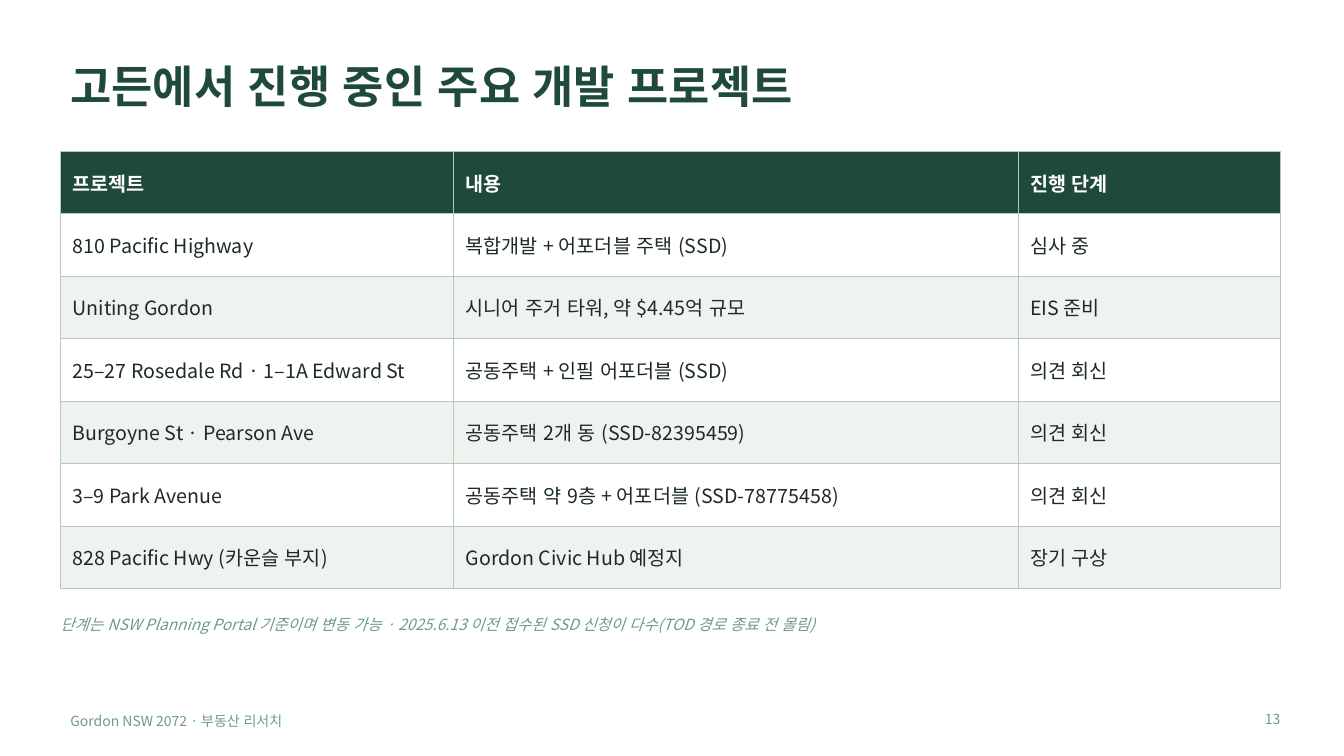
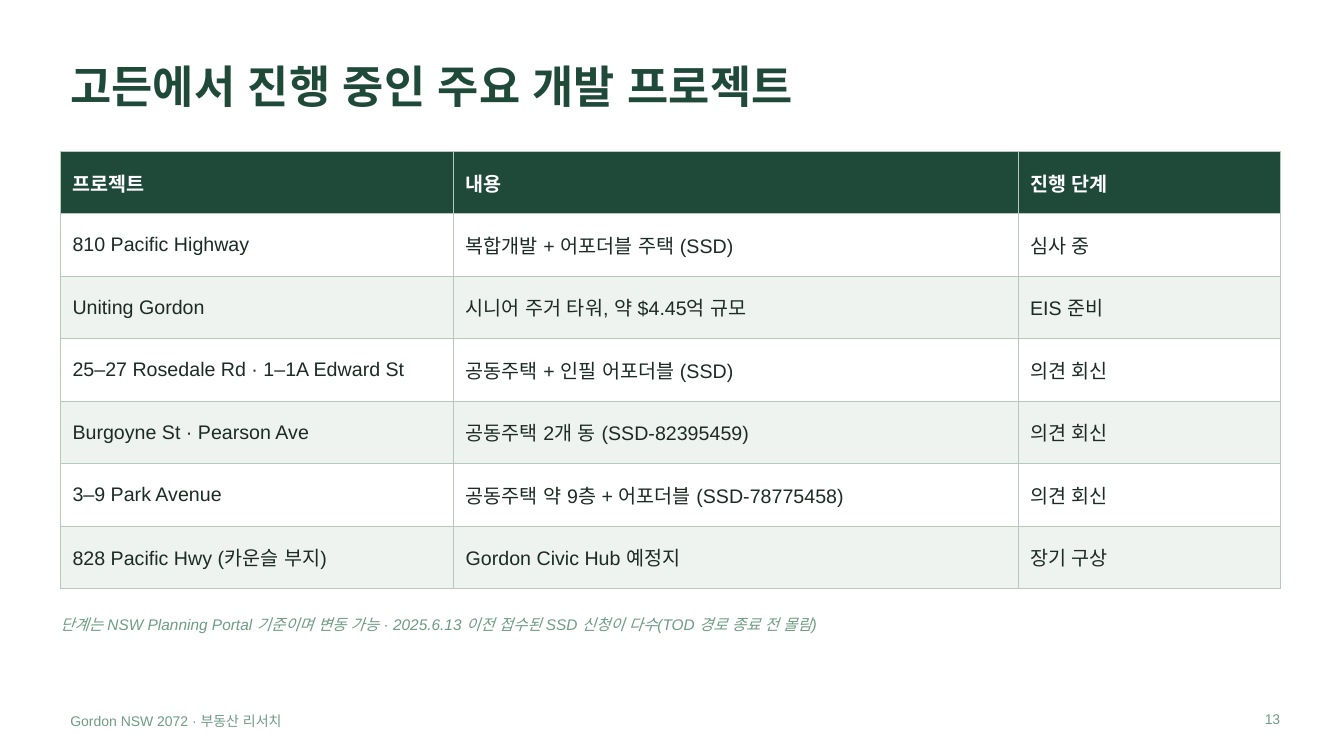
Before and after one commit to dlekrud105-cell/Mia, a slide deck: slide 13 of gordon/Gordon_부동산_분석.pptx. Drawn at 1344x756 pixels with LibreOffice and Linux fonts; fonts in the diff are those of the drawing. Boxes give left, top, right and bottom in pixels: in the first picture for what was removed or moved away, otherwise in the second. Text is boxed around its words. In the diff, an @@ line names an element or a change of style, - is before the commit and + after.

```diff
--- a/gordon/Gordon_부동산_분석.pptx
+++ b/gordon/Gordon_부동산_분석.pptx
@@ table at [60, 151, 1280, 573] @@
@@ font Noto Sans CJK KR to Arial @@
@@ font Noto Sans CJK KR to Arial in 3 elements at [70, 714, 282, 727], [60, 617, 811, 633], [1265, 714, 1281, 724] @@
```
Also in this commit, not shown: 15 other slides changed, 2 other files.
